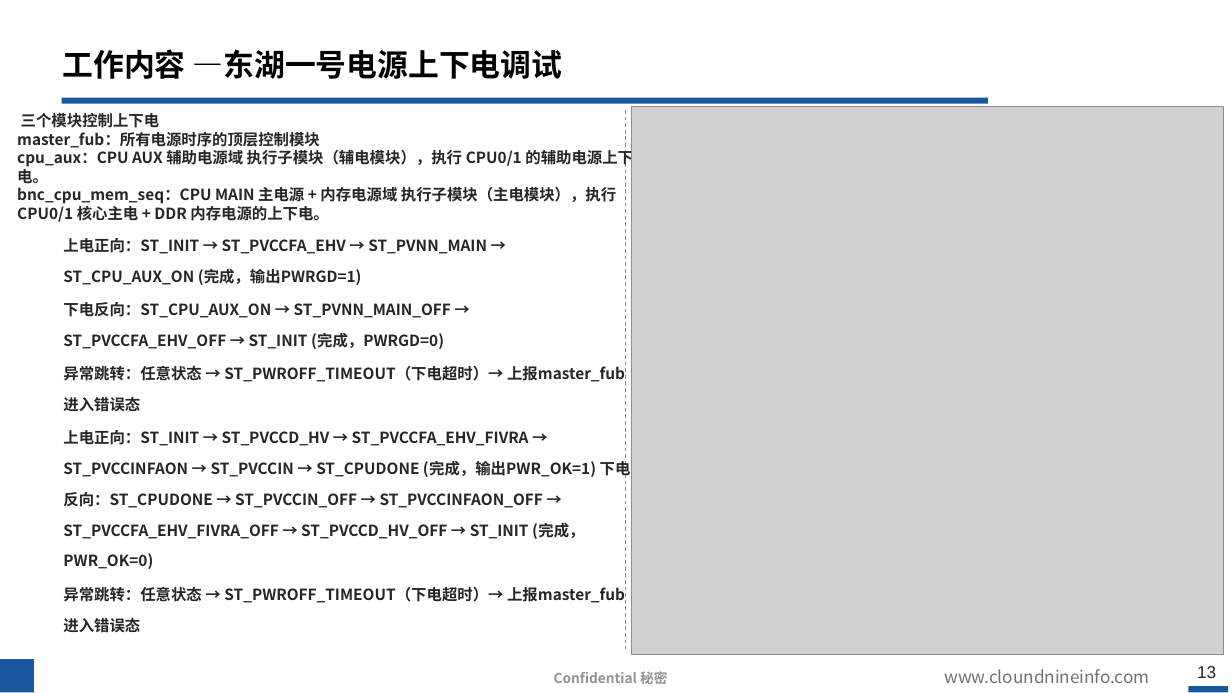
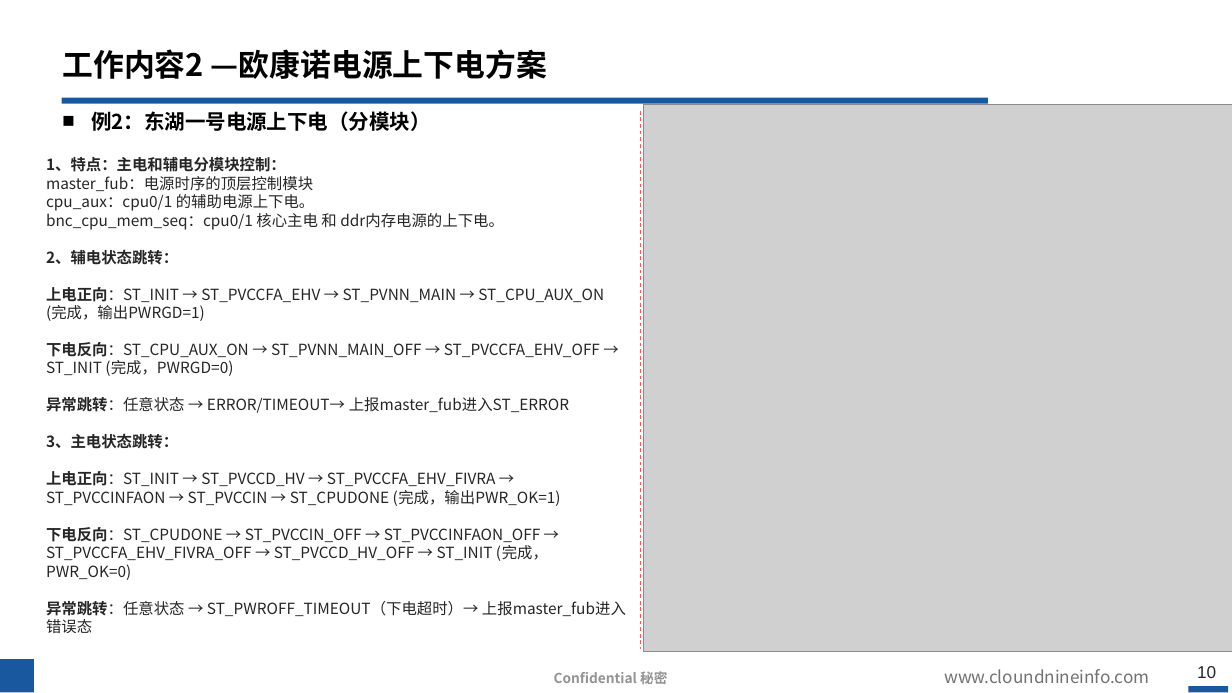
Before and after one commit to hahada-998/Tieta_code, a slide deck: slide 10 of 转正答辩.pptx (slide 13 before the commit). Drawn at 1232x693 pixels with LibreOffice and Linux fonts; fonts in the diff are those of the drawing; grey boxes stand for pictures; background and template pictures are left out. Boxes give left, top, right and bottom in pixels: in the first picture for what was removed or moved away, otherwise in the second. Text is boxed around its words. In the diff, an @@ line names an element or a change of style, - is before the commit and + after.

```diff
--- a/转正答辩.pptx
+++ b/转正答辩.pptx
@@ title at <box>63,49,547,79</box>: text changed @@
-工作内容 —东湖一号电源上下电调试
+工作内容2 —欧康诺电源上下电方案
@@ text added at <box>91,111,430,131</box>, 16 pt, text #000000, bold @@
+■ 例2：东湖一号电源上下电（分模块）
@@ line moved from (625, 110) - (625, 649) to (640, 111) - (640, 650) @@
@@ picture: place and size @@
-picture at <box>632,107,1224,655</box>
+picture at <box>643,104,1232,653</box>
@@ text "1、特点：主电和辅电分模块控制：": place and size @@
-text "1、特点：主电和辅电分模块控制：" at <box>17,113,633,603</box>
+text "1、特点：主电和辅电分模块控制：" at <box>46,157,626,616</box>
@@ text at <box>46,157,504,265</box>: text changed; bold off @@
-三个模块控制上下电
-master_fub：所有电源时序的顶层控制模块
-cpu_aux：CPU AUX 辅助电源域 执行子模块（辅电模块），执行 CPU0/1 的辅助电源上下电。
-bnc_cpu_mem_seq：CPU MAIN 主电源 + 内存电源域 执行子模块（主电模块），执行 CPU0/1 核心主电 + DDR 内存电源的上下电。
+1、特点：主电和辅电分模块控制：
+master_fub：电源时序的顶层控制模块
+cpu_aux：cpu0/1 的辅助电源上下电。
+bnc_cpu_mem_seq：cpu0/1 核心主电 和 ddr内存电源的上下电。
+2、辅电状态跳转：
@@ text at <box>46,287,626,616</box>: bold off in "上电正向：ST_INIT → ST_PVCCFA_EHV → ST_PVNN_MAIN → ST_CPU_AUX_ON ...", "下电反向：ST_CPU_AUX_ON → ST_PVNN_MAIN_OFF → ST_PVCCFA_EHV_OFF →  ...", "异常跳转：任意状态 → ST_PWROFF_TIMEOUT（下电超时）→ 上报master_fub进入错误态"; list level 2 to 1 in "上电正向：ST_INIT → ST_PVCCFA_EHV → ST_PVNN_MAIN ..."; line spacing 24pt to 1; list level 2 to 1 in "下电反向：ST_CPU_AUX_ON → ST_PVNN_MAIN_OFF → ST_PVCCFA_EHV_OFF ..."; list level 2 to 1 in "异常跳转：任意状态 → ST_PWROFF_TIMEOUT（下电超时）→ 上报master_fub进入错误态" @@
@@ text at <box>46,397,569,580</box>: paragraphs added @@
+异常跳转：任意状态 → ERROR/TIMEOUT→ 上报master_fub进入ST_ERROR
+3、主电状态跳转：
+上电正向：ST_INIT → ST_PVCCD_HV → ST_PVCCFA_EHV_FIVRA → ST_PVCCINFAON → ST_PVCCIN → ST_CPUDONE (完成，输出PWR_OK=1)
+下电反向：ST_CPUDONE → ST_PVCCIN_OFF → ST_PVCCINFAON_OFF → ST_PVCCFA_EHV_FIVRA_OFF → ST_PVCCD_HV_OFF → ST_INIT (完成，PWR_OK=0)
@@ text at <box>63,430,631,603</box>: paragraphs removed @@
-  上电正向：ST_INIT → ST_PVCCD_HV → ST_PVCCFA_EHV_FIVRA → ST_PVCCINFAON → ST_PVCCIN → ST_CPUDONE (完成，输出PWR_OK=1) 下电反向：ST_CPUDONE → ST_PVCCIN_OFF → ST_PVCCINFAON_OFF → ST_PVCCFA_EHV_FIVRA_OFF → ST_PVCCD_HV_OFF → ST_INIT (完成，PWR_OK=0)
-  异常跳转：任意状态 → ST_PWROFF_TIMEOUT（下电超时）→ 上报master_fub进入错误态
@@ page number at <box>1197,666,1216,678</box>: text changed @@
-13
+10
```
Also in this commit, not shown: 7 other slides changed, 3 slides added, 26 slides removed, 2 other files.
